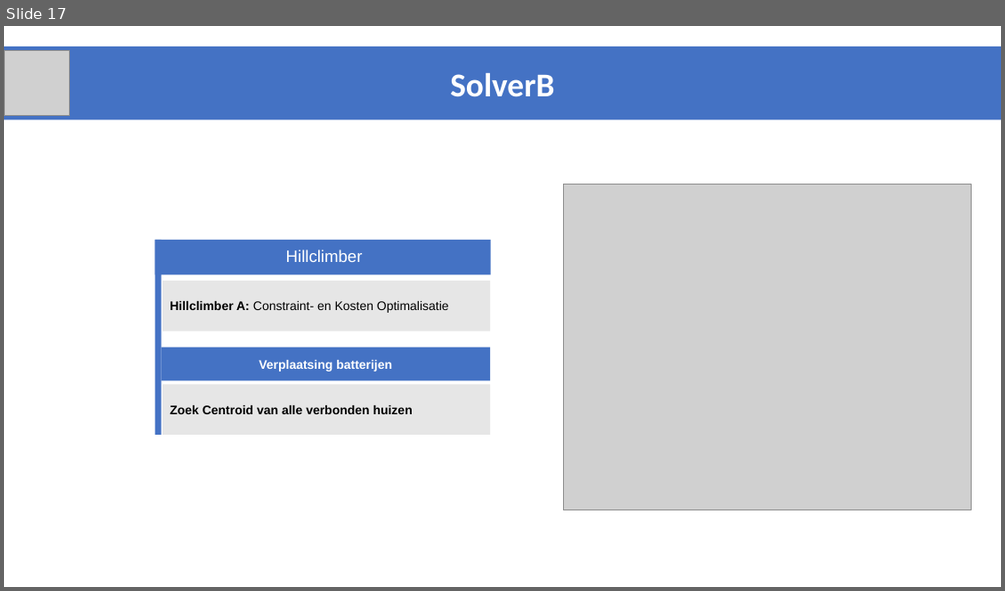
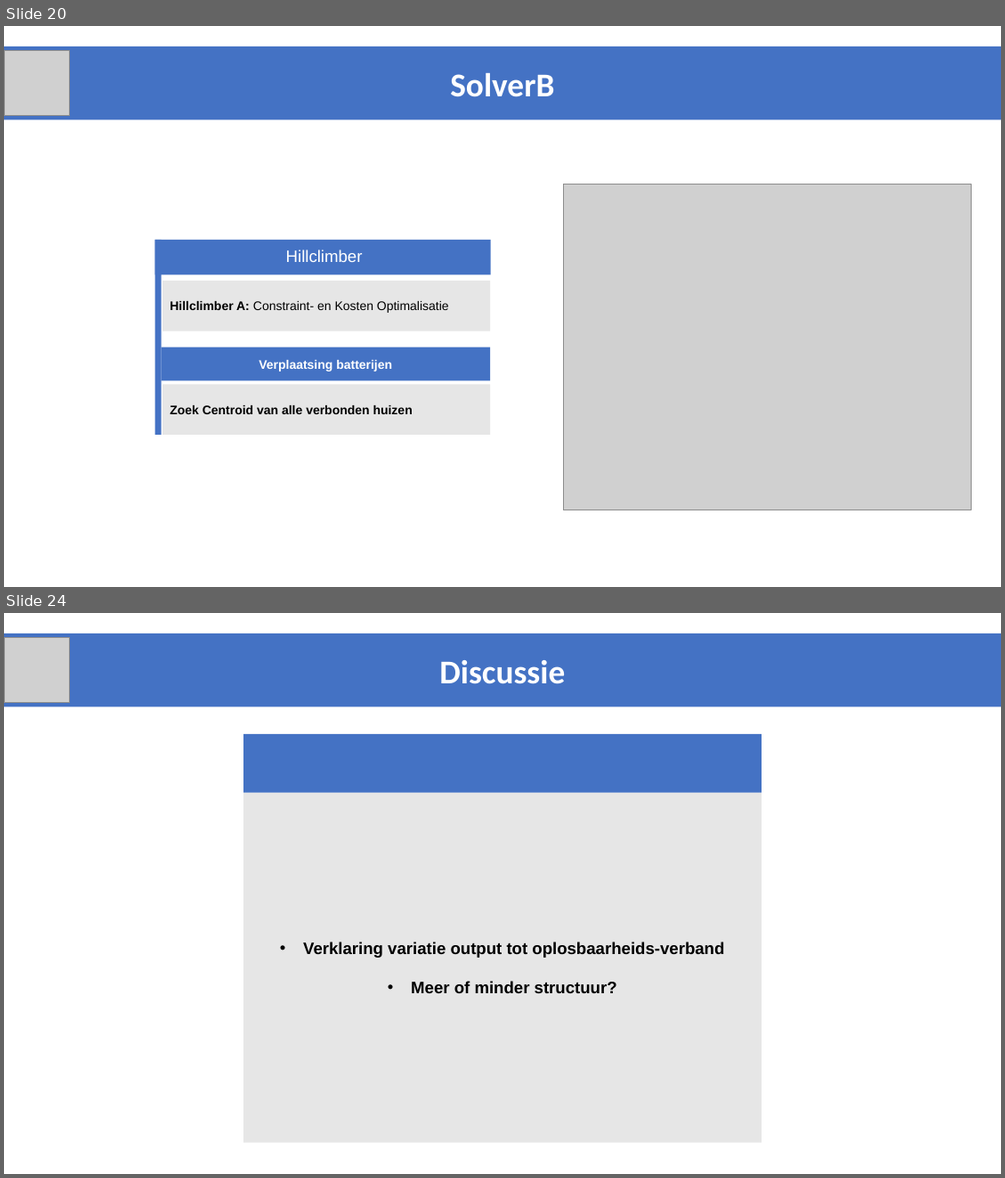
Before and after one commit to JappaB/Advanced-Heuristics, a slide deck: resultaten/Resultaten na goede Hillclimber/Smartgrids_2017_advancedHeuristics_VerdeniusBakker/Final Presentation.pptx. Shown one above the other, each under a label of ours: slide 17 before the commit, slides 20 and 24 after it; the slides between them are not shown. The pictures are 1005x591 and 1005x1178 pixels, drawn with LibreOffice and Linux fonts; fonts in the diff are those of the drawing; grey boxes stand for pictures. Boxes give left, top, right and bottom in pixels: in the first picture for what was removed or moved away, otherwise in the second. Text is boxed around its words. In the diff, an @@ line names an element or a change of style, - is before the commit and + after.

```diff
--- a/resultaten/Resultaten na goede Hillclimber/Smartgrids_2017_advancedHeuristics_VerdeniusBakker/Final Presentation.pptx
+++ b/resultaten/Resultaten na goede Hillclimber/Smartgrids_2017_advancedHeuristics_VerdeniusBakker/Final Presentation.pptx
@@ slide 24 added at (x1=4, y1=613, x2=1001, y2=1174), background #FFFFFF @@
@@ rectangle added at (x1=4, y1=633, x2=1001, y2=706), fill #4472C4, 32 pt, text #FFFFFF, bold @@
+Discussie
@@ picture added at (x1=4, y1=638, x2=69, y2=703) @@
@@ rectangle added at (x1=243, y1=734, x2=761, y2=793), fill #4472C4 @@
@@ rectangle added at (x1=243, y1=793, x2=761, y2=1143), fill #E6E6E6, 16 pt, text #000000, bold @@
+• Verklaring variatie output tot oplosbaarheids-verband
+• Meer of minder structuur?
@@ what was slide 17 is now slide 20 @@
```
Also in this commit, not shown: 7 slides changed, 5 other slides added, 5 slides removed, 23 other files.
